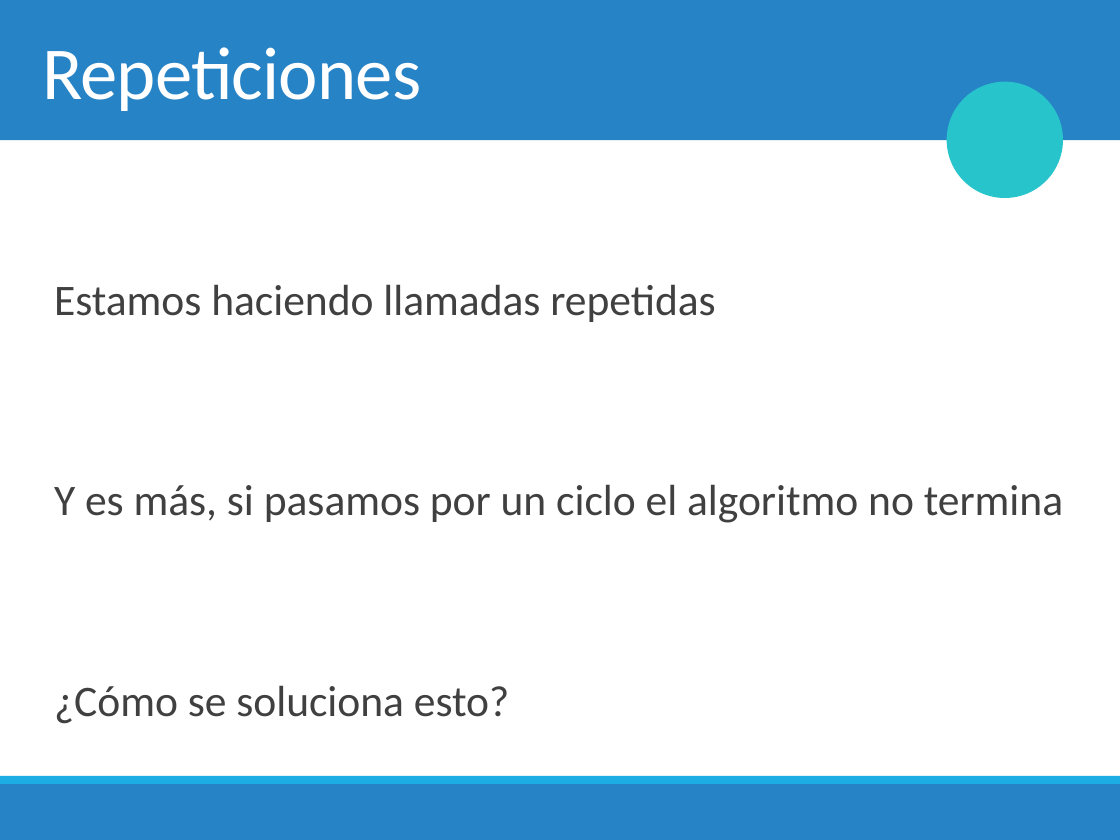
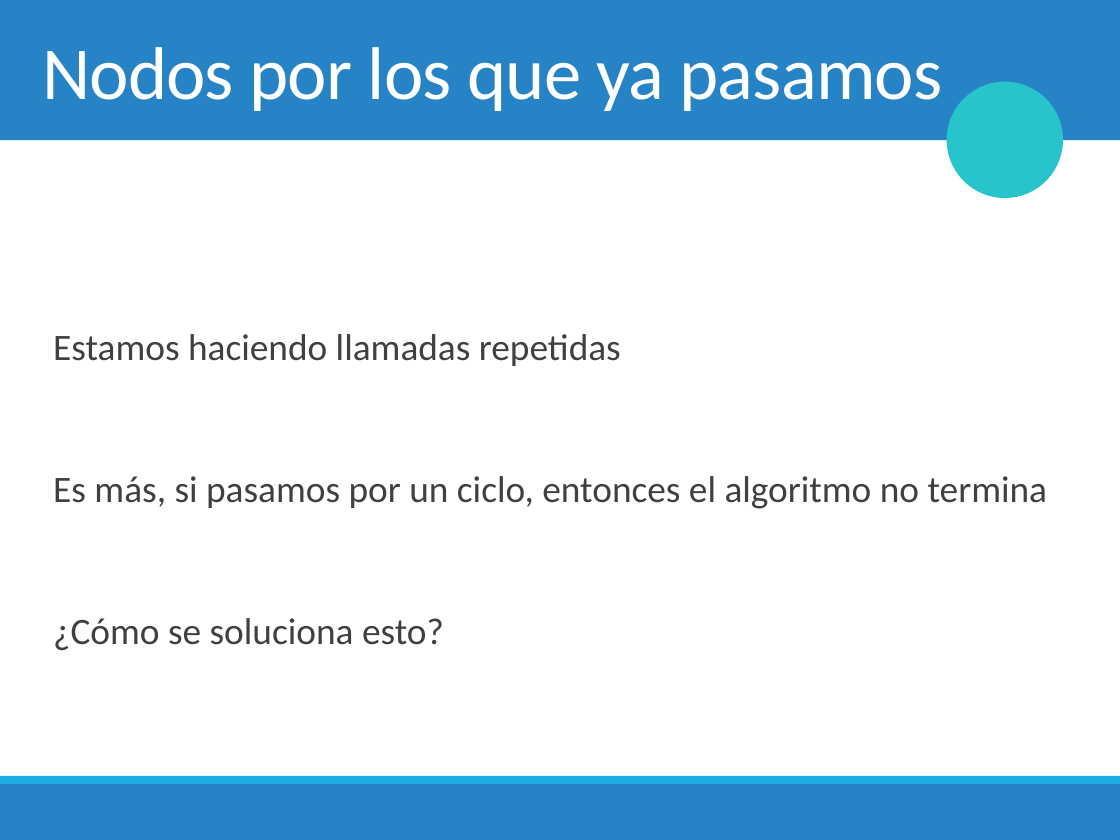
Before and after one commit to mplazadelosreyes/2018-2, a slide deck: slide 18 of Clases/13. Grafos & Depth First Search.pptx. Drawn at 1120x840 pixels with LibreOffice and Linux fonts; fonts in the diff are those of the drawing; background and template pictures are left out. Boxes give left, top, right and bottom in pixels: in the first picture for what was removed or moved away, otherwise in the second. Text is boxed around its words. In the diff, an @@ line names an element or a change of style, - is before the commit and + after.

```diff
--- a/Clases/13. Grafos & Depth First Search.pptx
+++ b/Clases/13. Grafos & Depth First Search.pptx
@@ title at (x1=42, y1=47, x2=942, y2=111): text changed @@
-Repeticiones
+Nodos por los que ya pasamos
@@ text at (x1=53, y1=334, x2=621, y2=651): size 28 to 24 pt in "Estamos haciendo llamadas repetidas", "¿Cómo se soluciona esto?"; line spacing 1.5 to 1.1 @@
@@ text at (x1=53, y1=476, x2=1048, y2=509): text changed; size 28 to 24 pt @@
-  Y es más, si pasamos por un ciclo el algoritmo no termina
+  Es más, si pasamos por un ciclo, entonces el algoritmo no termina
```
Also in this commit, not shown: 41 other slides changed, 23 slides added, 1 slide removed, 5 other files.
